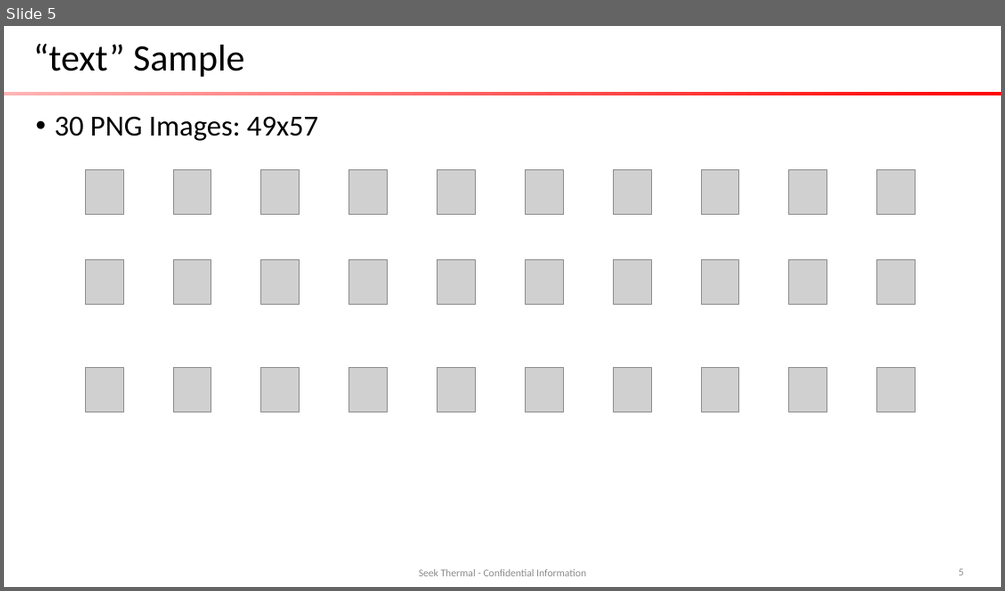
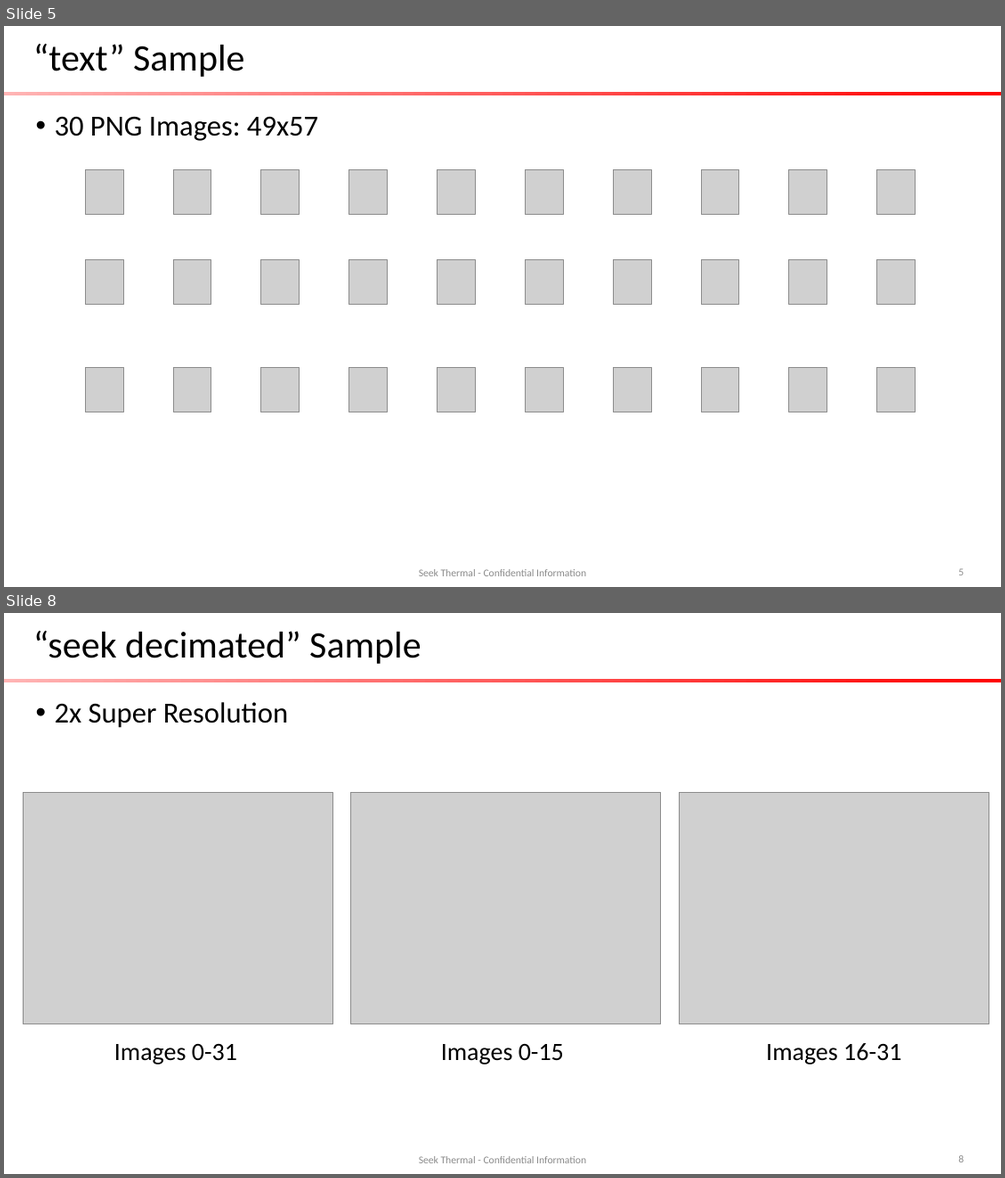
Before and after one commit to lenniea/FB, a slide deck: doc/SuperRes.pptx. Shown one above the other, each under a label of ours: slide 5 before the commit, slides 5 and 8 after it; the slides between them are not shown. The pictures are 1005x591 and 1005x1178 pixels, drawn with LibreOffice and Linux fonts; fonts in the diff are those of the drawing; grey boxes stand for pictures; background and template pictures are left out. Boxes give left, top, right and bottom in pixels: in the first picture for what was removed or moved away, otherwise in the second. Text is boxed around its words. In the diff, an @@ line names an element or a change of style, - is before the commit and + after.

Commit message:
Add seek images from decimated 206 camera Fix hardcoded srFactor parameter in main.cpp Add run-seek-2x.bat Add run-eia-2x.bat Add run-text-2x.bat

```diff
--- a/doc/SuperRes.pptx
+++ b/doc/SuperRes.pptx
@@ slide 8 added at (4,613,1001,1174), background #FFFFFF; not listed: 1 template element that a slide beside it also shows @@
@@ title added at (33,631,421,664), 36 pt, text #000000 @@
+“seek decimated” Sample
@@ text added at (55,702,288,728), 28 pt, text #000000 @@
+• 2x Super Resolution
@@ picture added at (23,792,333,1023) @@
@@ picture added at (351,792,662,1023) @@
@@ picture added at (680,792,989,1023) @@
@@ text added at (114,1044,237,1064), 24 pt, text #000000 @@
+Images 0-31
@@ text added at (441,1044,564,1064), 24 pt, text #000000 @@
+Images 0-15
@@ text added at (766,1043,901,1064), 24 pt, text #000000 @@
+Images 16-31
@@ text added at (419,1156,586,1163), 10 pt, text #8C8C8C @@
+Seek Thermal - Confidential Information
@@ page number added at (958,1155,963,1162), 10 pt, text #8C8C8C @@
+8
```
Also in this commit, not shown: 2 slides changed, 1 other slide added, 57 other files.
